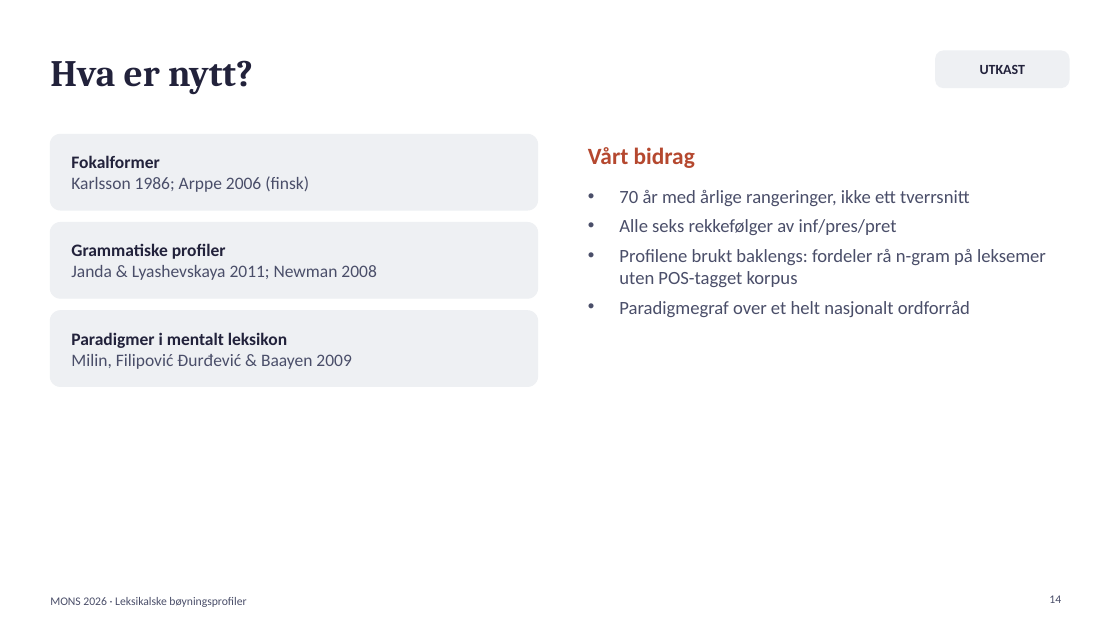
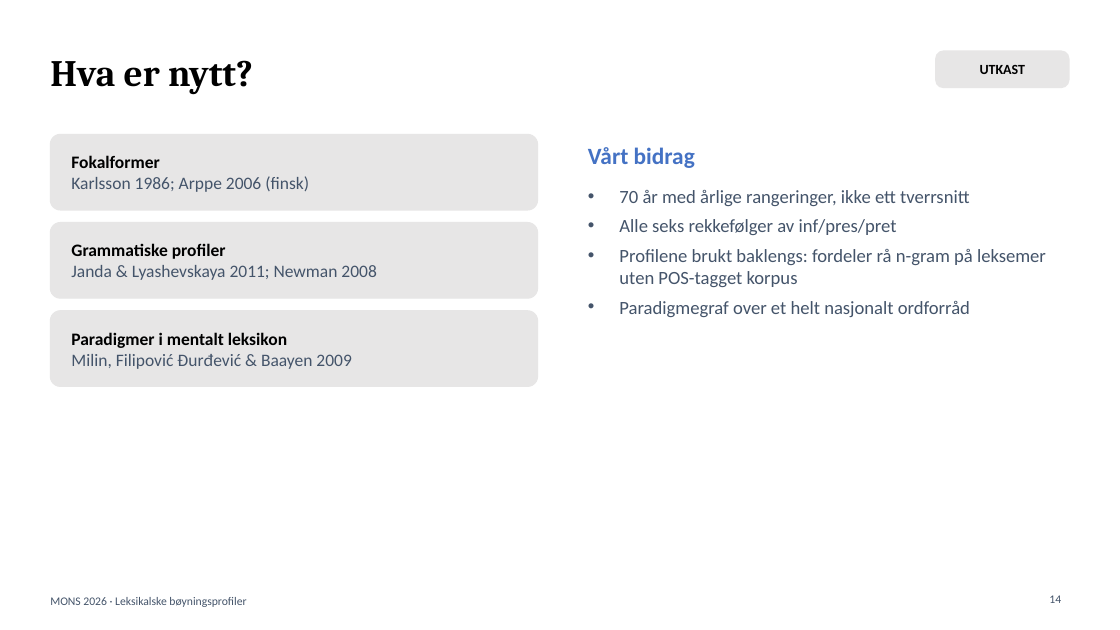
Before and after one commit to Yoonsen/B-yning, a slide deck: slide 14 of tekst/mons_presentasjon.pptx. Drawn at 1120x630 pixels with LibreOffice and Linux fonts; fonts in the diff are those of the drawing. Boxes give left, top, right and bottom in pixels: in the first picture for what was removed or moved away, otherwise in the second. Text is boxed around its words. In the diff, an @@ line names an element or a change of style, - is before the commit and + after.

```diff
--- a/tekst/mons_presentasjon.pptx
+++ b/tekst/mons_presentasjon.pptx
@@ title "Hva er nytt?" at box(50, 60, 253, 95): text colour #22223B to #000000 @@
@@ rounded rectangle "UTKAST" at box(935, 50, 1070, 88): text colour #22223B to #000000; fill #EEF0F3 to #E7E6E6 @@
@@ text "Fokalformer" at box(71, 155, 309, 192): text colour #22223B to #000000 in "Fokalformer"; text colour #4A4E69 to #44546A in "Karlsson 1986; Arppe 2006 (finsk)" @@
@@ text "Vårt bidrag" at box(588, 147, 695, 168): text colour #B5482F to #4472C4 @@
@@ text "Grammatiske profiler" at box(71, 243, 376, 280): text colour #22223B to #000000 in "Grammatiske profiler"; text colour #4A4E69 to #44546A in "Janda & Lyashevskaya 2011; Newman 2008" @@
@@ fill #EEF0F3 to #E7E6E6; outline #EEF0F3 1 pt to #E7E6E6 1 pt in 3 elements at box(50, 134, 538, 210), box(50, 223, 538, 298), box(50, 311, 538, 386) @@
@@ text "Paradigmer i mentalt leksikon" at box(71, 332, 351, 369): text colour #22223B to #000000 in "Paradigmer i mentalt leksikon"; text colour #4A4E69 to #44546A in "Milin, Filipović Đurđević & Baayen 2009" @@
```
Also in this commit, not shown: 10 other slides changed, 7 other files.
